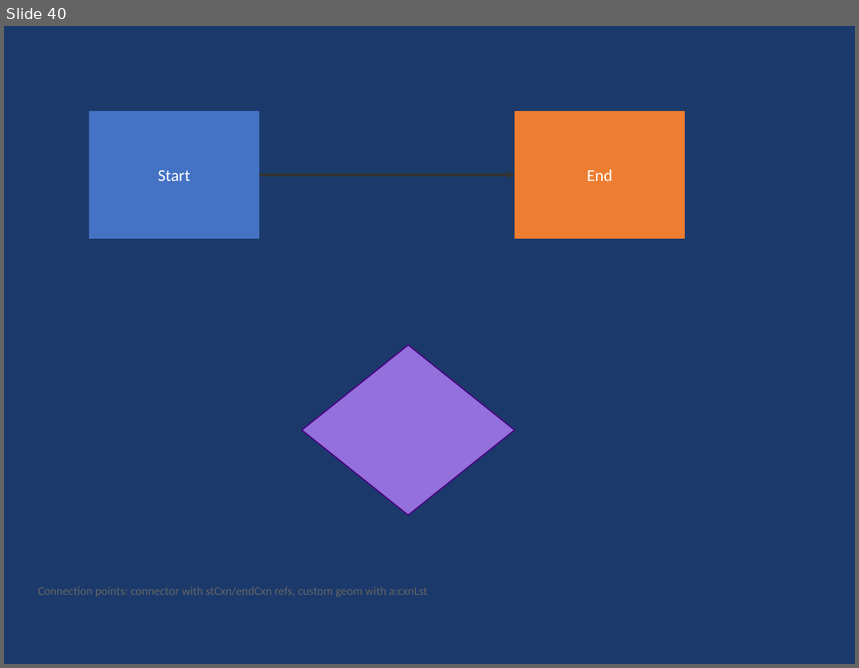
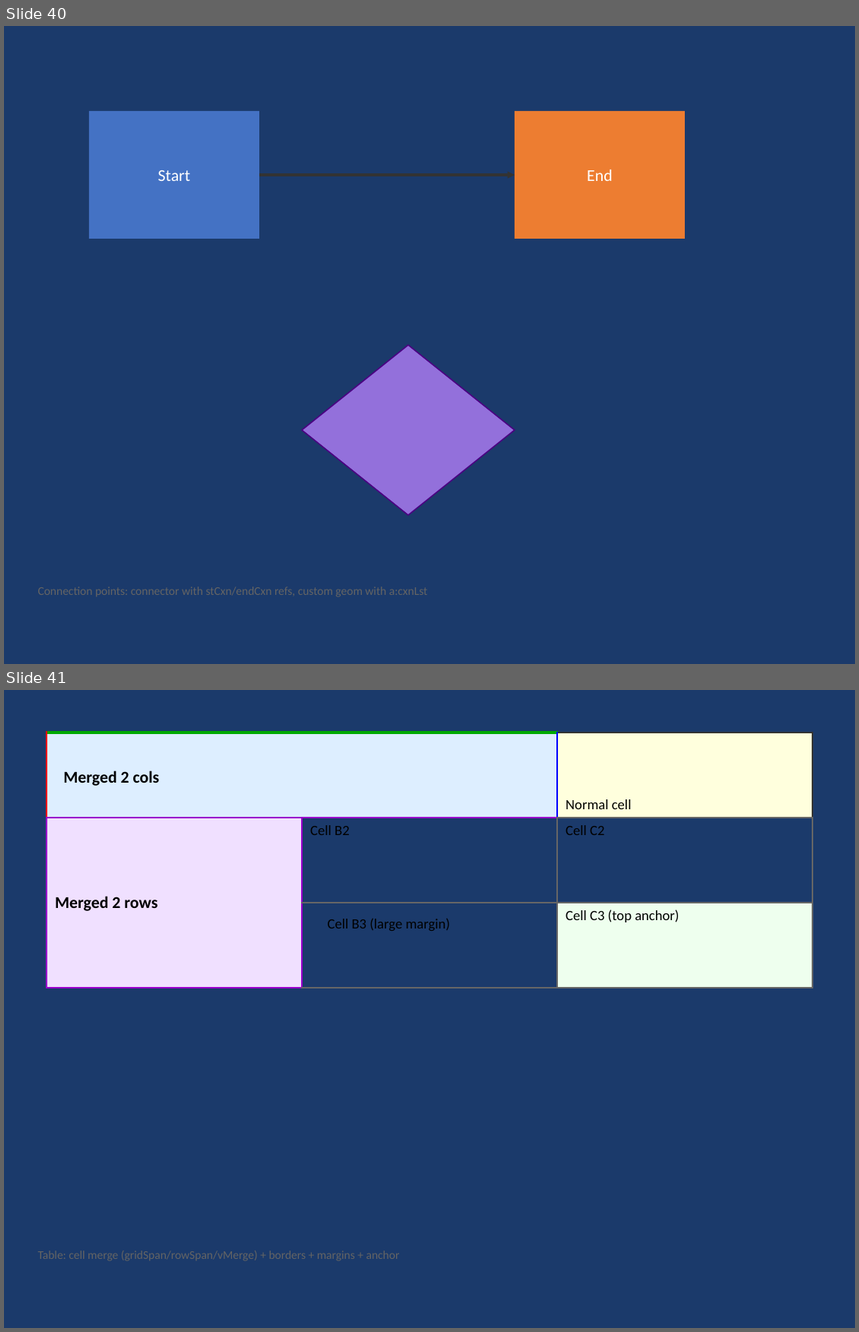
Before and after one commit to t-ujiie-g/pptx-svg, a slide deck: test_fixtures/test_features.pptx. Shown one above the other, each under a label of ours: slide 40 before the commit, slides 40 and 41 after it. The pictures are 859x668 and 859x1332 pixels, drawn with LibreOffice and Linux fonts; fonts in the diff are those of the drawing. Boxes give left, top, right and bottom in pixels: in the first picture for what was removed or moved away, otherwise in the second. Text is boxed around its words. In the diff, an @@ line names an element or a change of style, - is before the commit and + after.

```diff
--- a/test_fixtures/test_features.pptx
+++ b/test_fixtures/test_features.pptx
@@ slide 41 added at (4, 690, 855, 1328), background #1B3A6B @@
@@ table added at (47, 733, 813, 1158), 3 rows, 3 columns @@
+Merged 2 cols |  | Normal cell
+Merged 2 rows | Cell B2 | Cell C2
+ | Cell B3 (large margin) | Cell C3 (top anchor)
@@ text added at (38, 1251, 400, 1262), 10 pt, text #646464 @@
+Table: cell merge (gridSpan/rowSpan/vMerge) + borders + margins + anchor
```
Also in this commit, not shown: 8 other files.
